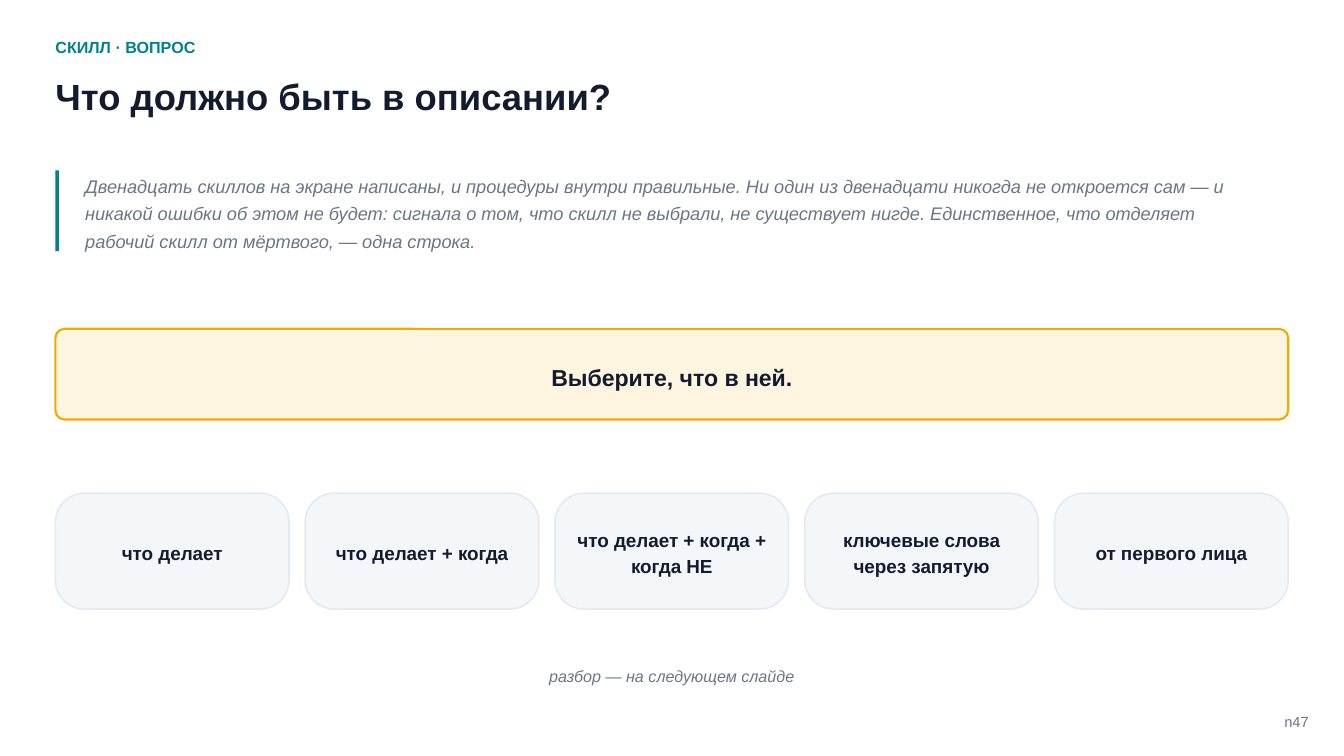
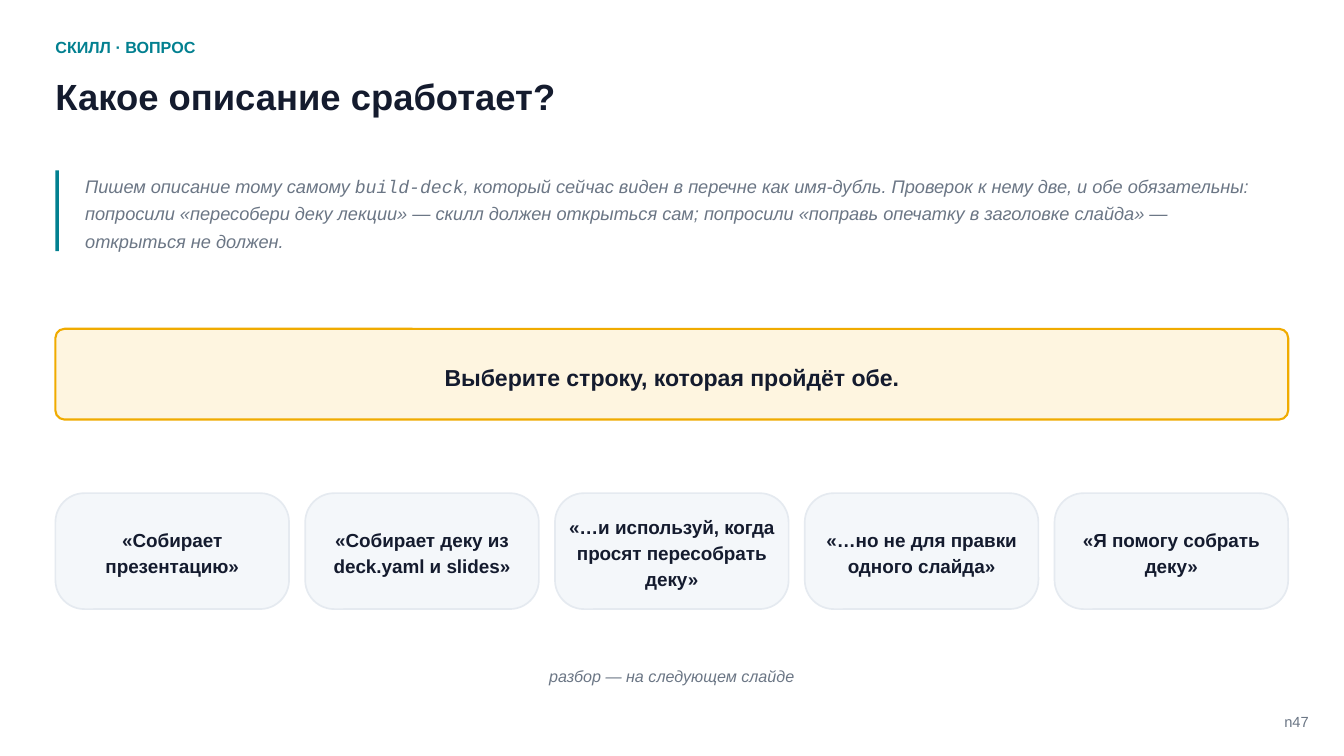
Before and after one commit to tellina-study/AI-usage-lessons, a slide deck: slide 47 of library/seminars/sem-05/rendered/sem-05-n.pptx. Drawn at 1344x756 pixels with LibreOffice and Linux fonts; fonts in the diff are those of the drawing. Boxes give left, top, right and bottom in pixels: in the first picture for what was removed or moved away, otherwise in the second. Text is boxed around its words. In the diff, an @@ line names an element or a change of style, - is before the commit and + after.

Commit message:
Вынос процедуры и описание скилла стали кейсами, четыре зажатые схемы закрыты, реестр схем вычищен — 65 слайдов, только подгонка #211

```diff
--- a/library/seminars/sem-05/rendered/sem-05-n.pptx
+++ b/library/seminars/sem-05/rendered/sem-05-n.pptx
@@ text at [55, 83, 555, 118]: text changed @@
-Что должно быть в описании?
+Какое описание сработает?
@@ text at [85, 179, 1249, 252]: text changed @@
-Двенадцать скиллов на экране написаны, и процедуры внутри правильные. Ни один из двенадцати никогда не откроется сам — и никакой ошибки об этом не будет: сигнала о том, что скилл не выбрали, не существует нигде. Единственное, что отделяет рабочий скилл от мёртвого, — одна строка.
+Пишем описание тому самому build-deck, который сейчас виден в перечне как имя-дубль. Проверок к нему две, и обе обязательны: попросили «пересобери деку лекции» — скилл должен открыться сам; попросили «поправь опечатку в заголовке слайда» — открыться не должен.
@@ text at [445, 368, 899, 391]: text changed @@
-Выберите, что в ней.
+Выберите строку, которая пройдёт обе.
@@ text at [105, 533, 239, 577]: text changed @@
-что делает
+«Собирает презентацию»
@@ text at [334, 533, 511, 577]: text changed @@
-что делает + когда
+«Собирает деку из deck.yaml и slides»
@@ text at [569, 520, 774, 590]: text changed @@
-что делает + когда + когда НЕ
+«…и используй, когда просят пересобрать деку»
@@ text at [826, 537, 1017, 577]: text changed @@
-ключевые слова через запятую
+«…но не для правки одного слайда»
@@ text at [1083, 533, 1259, 577]: text changed @@
-от первого лица
+«Я помогу собрать деку»
```
Also in this commit, not shown: 11 other slides changed, 2 slides added, 2 slides removed, 23 other files.
